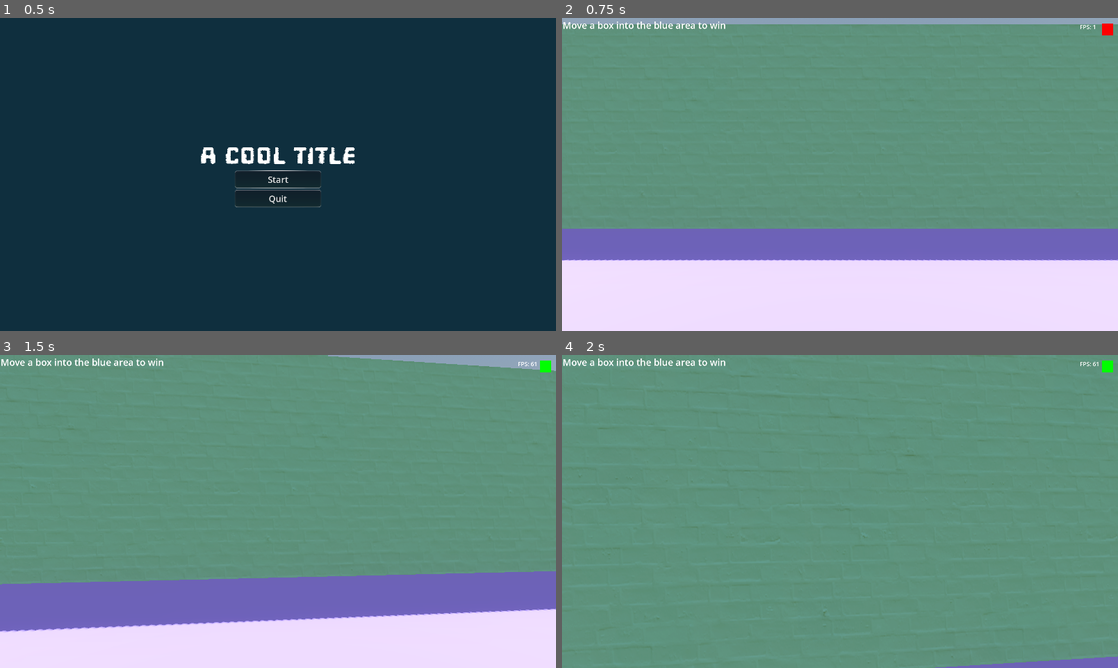
Above: before the commit, frames 1-4 (two rows, left to right).
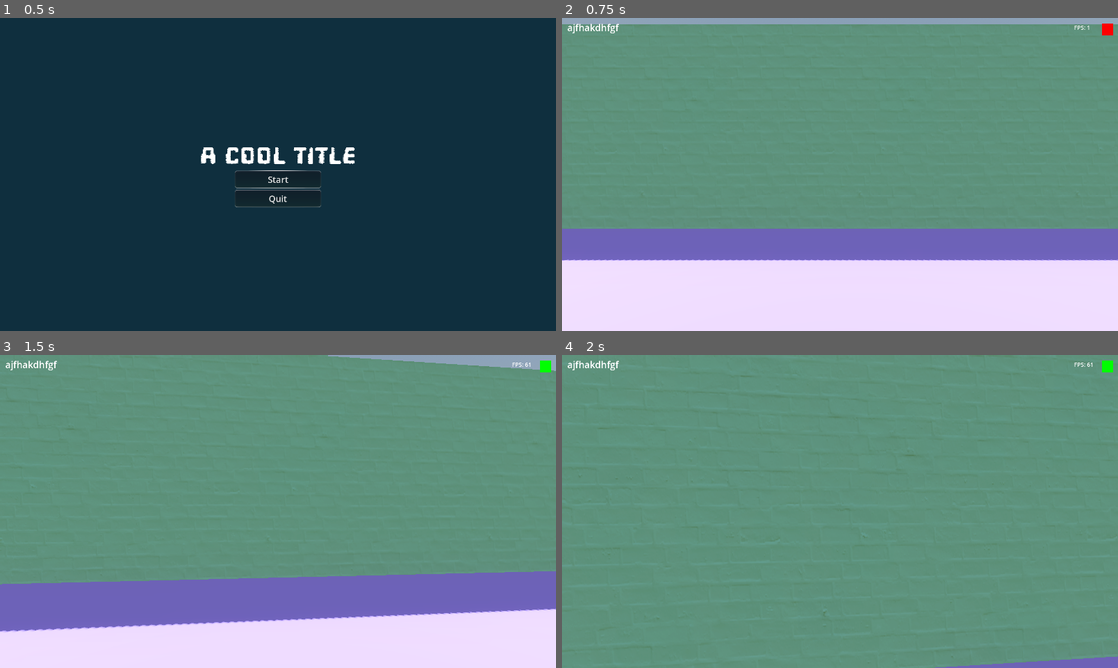
Above: after the commit, the same moments.

Repository: Tayacan/GameOff2023
Game: Godot game, scene res://scenes/UI/main_menu.tscn
The game is run twice, just before and just after one commit, with the same random seed, the same clock (stepped at 60 frames per second) and the same inputs.
Inputs (mouse positions are in pixels of both pictures, inside the frame that each line leads up to):
- Up to frame 1 (0.5 s): no input
- Up to frame 2 (0.75 s): click "Start" at 0.5 s
- Up to frame 3 (1.5 s): tap Enter at 1.25 s; move the mouse to (305, 511) at 1.27 s; hold W (move_forward) from 1.28 s (still down); tap Mouse wheel down (change_link_next) at 1.35 s
- Up to frame 4 (2 s): keep holding W (move_forward); tap Space (jump) at 1.52 s

Frame 1 is identical in both runs. In frame 2, 0.4% of the frame differs, in the area x 0-96%, y 1-5%; in frame 3, 0.4%; in frame 4, 0.4%, in the area x 0-97%, y 1-5%.

Commit message:
Better win screen

Diff:
--- /dev/null
+++ b/scenes/UI/ingame_hud.gd
@@ -0,0 +1,10 @@
+extends Control
+
+@export var objective: String = ""
+
+@onready var objective_label: Label = $ObjectiveLabel
+
+
+# Called when the node enters the scene tree for the first time.
+func _ready():
+	objective_label.text = objective
--- /dev/null
+++ b/scenes/UI/ingame_hud.tscn
@@ -0,0 +1,37 @@
+[gd_scene load_steps=4 format=3 uid="uid://bk3ens0hxj6yg"]
+
+[ext_resource type="Script" path="res://scenes/UI/ingame_hud.gd" id="1_dborm"]
+[ext_resource type="Script" path="res://scenes/LinkTypeIndicatorUI.gd" id="1_lt5ct"]
+[ext_resource type="Script" path="res://fps.gd" id="2_g4caq"]
+
+[node name="UI" type="Control"]
+layout_mode = 3
+anchors_preset = 0
+offset_right = 40.0
+offset_bottom = 40.0
+script = ExtResource("1_dborm")
+
+[node name="ObjectiveLabel" type="Label" parent="."]
+layout_mode = 0
+offset_left = 16.0
+offset_top = 8.0
+offset_right = 580.0
+offset_bottom = 89.0
+theme_override_font_sizes/font_size = 32
+
+[node name="ColorRect" type="ColorRect" parent="."]
+layout_mode = 0
+offset_left = 1864.0
+offset_top = 17.0
+offset_right = 1904.0
+offset_bottom = 57.0
+script = ExtResource("1_lt5ct")
+
+[node name="FPS counter" type="Label" parent="."]
+layout_mode = 0
+offset_left = 1768.0
+offset_top = 16.0
+offset_right = 1836.0
+offset_bottom = 47.0
+text = "FPS: 77"
+script = ExtResource("2_g4caq")
--- /dev/null
+++ b/scenes/UI/winscreen.tscn
@@ -0,0 +1,38 @@
+[gd_scene load_steps=2 format=3 uid="uid://buqkbwbd1715c"]
+
+[ext_resource type="Script" path="res://scenes/UI/winscreen_ui.gd" id="1_dll0x"]
+
+[node name="winscreen" type="Control"]
+layout_mode = 3
+anchors_preset = 15
+anchor_right = 1.0
+anchor_bottom = 1.0
+grow_horizontal = 2
+grow_vertical = 2
+script = ExtResource("1_dll0x")
+
+[node name="PanelContainer" type="PanelContainer" parent="."]
+layout_mode = 0
+offset_right = 1920.0
+offset_bottom = 1080.0
+
+[node name="VBoxContainer" type="VBoxContainer" parent="PanelContainer"]
+layout_mode = 2
+alignment = 1
+
+[node name="Label" type="Label" parent="PanelContainer/VBoxContainer"]
+layout_mode = 2
+theme_type_variation = &"HeaderLabel"
+text = "YOU WIN"
+horizontal_alignment = 1
+
+[node name="HBoxContainer" type="HBoxContainer" parent="PanelContainer/VBoxContainer"]
+layout_mode = 2
+alignment = 1
+
+[node name="MenuButton" type="Button" parent="PanelContainer/VBoxContainer/HBoxContainer"]
+custom_minimum_size = Vector2(300, 0)
+layout_mode = 2
+text = "Return to Menu"
+
+[connection signal="pressed" from="PanelContainer/VBoxContainer/HBoxContainer/MenuButton" to="." method="_on_menu_button_pressed"]
--- a/scenes/ui.gd
+++ b/scenes/UI/winscreen_ui.gd
@@ -4,3 +4,7 @@
 # Called when the node enters the scene tree for the first time.
 func _ready():
 	Input.mouse_mode = Input.MOUSE_MODE_VISIBLE
+
+
+func _on_menu_button_pressed():
+	get_tree().change_scene_to_file("res://scenes/UI/main_menu.tscn")
--- a/scenes/WinArea.gd
+++ b/scenes/WinArea.gd
@@ -4,4 +4,4 @@
 
 func _on_area_3d_body_entered(body):
 	if body.is_in_group("win-box"):
-		get_tree().change_scene_to_file("res://scenes/winscreen.tscn")
+		get_tree().change_scene_to_file("res://scenes/UI/winscreen.tscn")
--- a/scenes/playground.tscn
+++ b/scenes/playground.tscn
@@ -1,14 +1,13 @@
-[gd_scene load_steps=17 format=3 uid="uid://doh7ywv4ugnqn"]
+[gd_scene load_steps=16 format=3 uid="uid://doh7ywv4ugnqn"]
 
 [ext_resource type="PackedScene" uid="uid://dl0hs7ygbegqh" path="res://scenes/UI/pause_menu.tscn" id="1_wko2p"]
 [ext_resource type="PackedScene" uid="uid://bt16jtq300lur" path="res://player/player.tscn" id="1_yyvfr"]
 [ext_resource type="Material" uid="uid://dg7xodm5ordwh" path="res://materials/purple.tres" id="2_fstnw"]
-[ext_resource type="Script" path="res://fps.gd" id="2_tkf2f"]
+[ext_resource type="PackedScene" uid="uid://bk3ens0hxj6yg" path="res://scenes/UI/ingame_hud.tscn" id="2_r6gyv"]
 [ext_resource type="Material" uid="uid://c6t3ysmetu6ig" path="res://materials/orange.tres" id="3_di84c"]
 [ext_resource type="Material" uid="uid://xnjqbca5n6vj" path="res://materials/wall.tres" id="5_ldbqk"]
 [ext_resource type="PackedScene" uid="uid://ijgj4cyrxngg" path="res://boxes/box.tscn" id="6_7vcvm"]
 [ext_resource type="Script" path="res://scenes/WinArea.gd" id="7_t8b0n"]
-[ext_resource type="Script" path="res://scenes/LinkTypeIndicatorUI.gd" id="8_il6h0"]
 
 [sub_resource type="ProceduralSkyMaterial" id="ProceduralSkyMaterial_ifgpx"]
 sky_horizon_color = Color(0.64625, 0.65575, 0.67075, 1)
@@ -44,35 +43,8 @@
 
 [node name="Pause Menu" parent="." instance=ExtResource("1_wko2p")]
 
-[node name="UI" type="Control" parent="."]
-layout_mode = 3
-anchors_preset = 0
-offset_right = 40.0
-offset_bottom = 40.0
-
-[node name="Label" type="Label" parent="UI"]
-layout_mode = 0
-offset_right = 564.0
-offset_bottom = 81.0
-theme_override_font_sizes/font_size = 32
-text = "Move a box into the blue area to win"
-
-[node name="ColorRect" type="ColorRect" parent="UI"]
-layout_mode = 0
-offset_left = 1864.0
-offset_top = 17.0
-offset_right = 1904.0
-offset_bottom = 57.0
-script = ExtResource("8_il6h0")
-
-[node name="FPS counter" type="Label" parent="UI"]
-layout_mode = 0
-offset_left = 1788.0
-offset_top = 14.0
-offset_right = 1846.0
-offset_bottom = 40.0
-text = "FPS: 77"
-script = ExtResource("2_tkf2f")
+[node name="UI" parent="." instance=ExtResource("2_r6gyv")]
+objective = "ajfhakdhfgf"
 
 [node name="DirectionalLight3D" type="DirectionalLight3D" parent="."]
 transform = Transform3D(-0.866025, -0.433013, 0.25, 0, 0.5, 0.866025, -0.5, 0.75, -0.433013, 0, 16, 0)
--- a/scenes/winscreen.tscn
+++ /dev/null
@@ -1,26 +0,0 @@
-[gd_scene load_steps=2 format=3 uid="uid://buqkbwbd1715c"]
-
-[ext_resource type="Script" path="res://scenes/ui.gd" id="1_ybstv"]
-
-[node name="winscreen" type="Control"]
-layout_mode = 3
-anchors_preset = 15
-anchor_right = 1.0
-anchor_bottom = 1.0
-grow_horizontal = 2
-grow_vertical = 2
-script = ExtResource("1_ybstv")
-
-[node name="Panel" type="Panel" parent="."]
-layout_mode = 0
-offset_right = 1920.0
-offset_bottom = 1080.0
-
-[node name="Label" type="Label" parent="Panel"]
-layout_mode = 0
-offset_right = 1920.0
-offset_bottom = 1080.0
-theme_override_font_sizes/font_size = 100
-text = "YOU WIN"
-horizontal_alignment = 1
-vertical_alignment = 1
